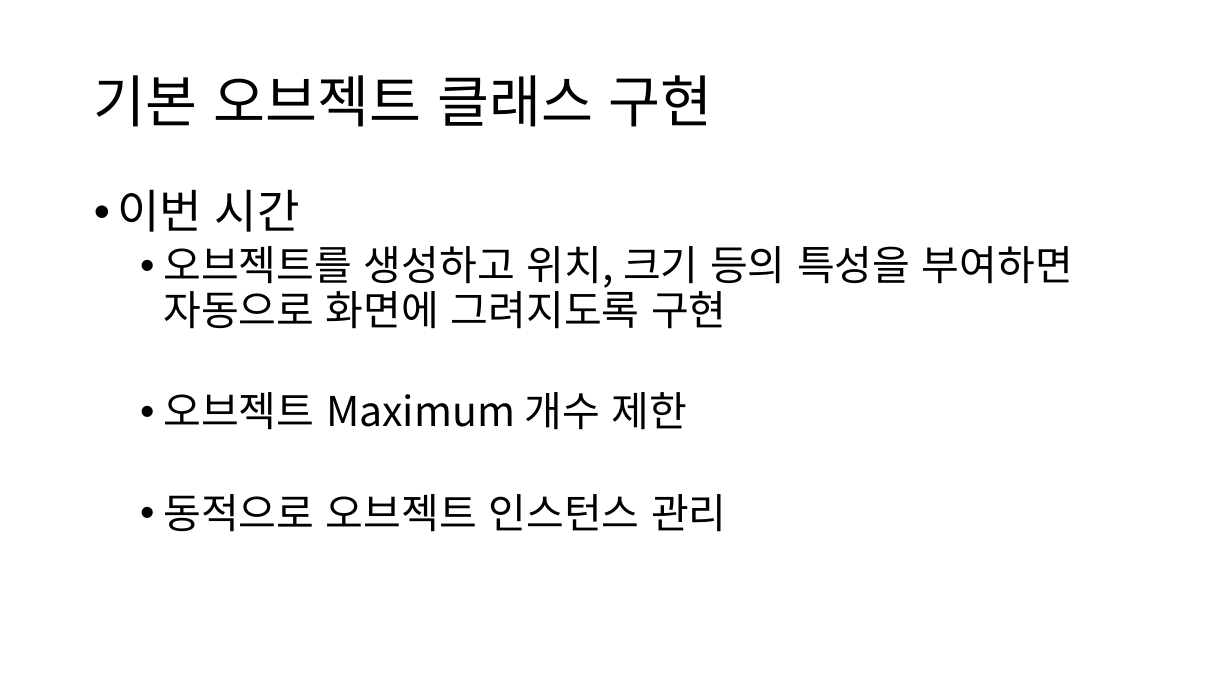
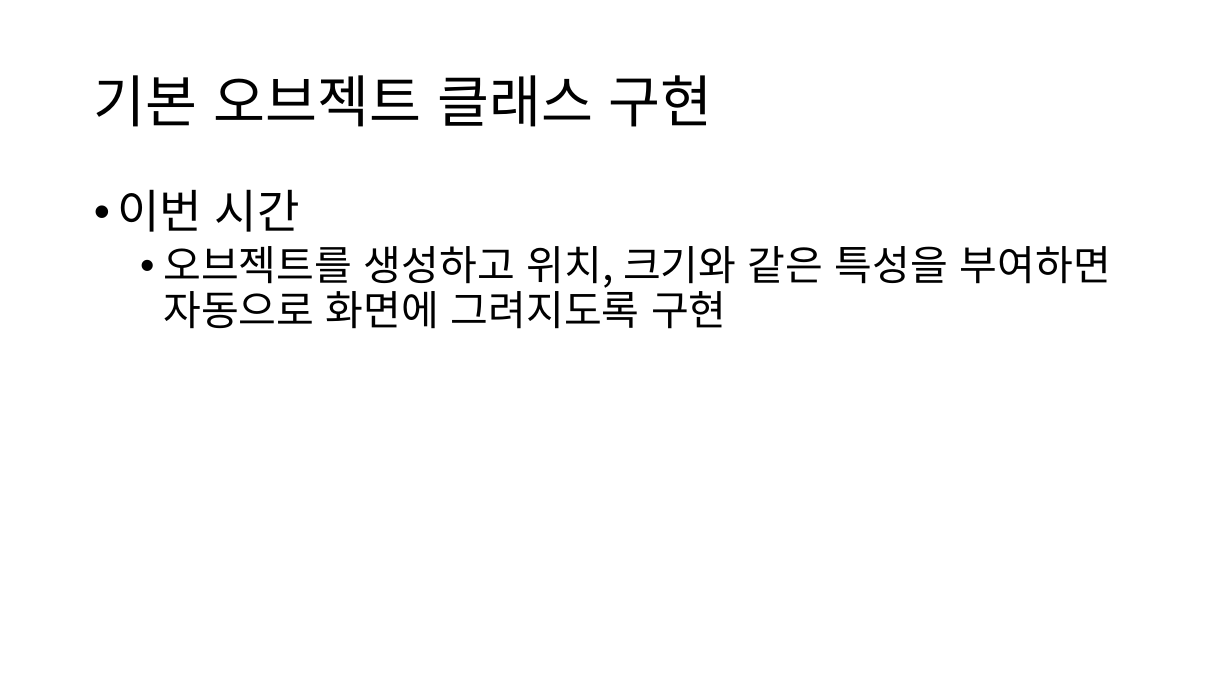
Before and after one commit to Bumizi/3-2, a slide deck: slide 5 of 게임소프트웨어공학/게임 소프트웨어 공학 (실습 3).pptx. Drawn at 1232x693 pixels with LibreOffice and Linux fonts; fonts in the diff are those of the drawing. Boxes give left, top, right and bottom in pixels: in the first picture for what was removed or moved away, otherwise in the second. Text is boxed around its words. In the diff, an @@ line names an element or a change of style, - is before the commit and + after.

```diff
--- a/게임소프트웨어공학/게임 소프트웨어 공학 (실습 3).pptx
+++ b/게임소프트웨어공학/게임 소프트웨어 공학 (실습 3).pptx
@@ text at (163, 246, 1111, 329): text changed @@
-  • 오브젝트를 생성하고 위치, 크기 등의 특성을 부여하면 자동으로 화면에 그려지도록 구현
-  • 오브젝트 Maximum 개수 제한
-  • 동적으로 오브젝트 인스턴스 관리
+  • 오브젝트를 생성하고 위치, 크기와 같은 특성을 부여하면 자동으로 화면에 그려지도록 구현
```
Also in this commit, not shown: 3 other slides changed, 1 slide added, 2 slides removed, 3 other files.
